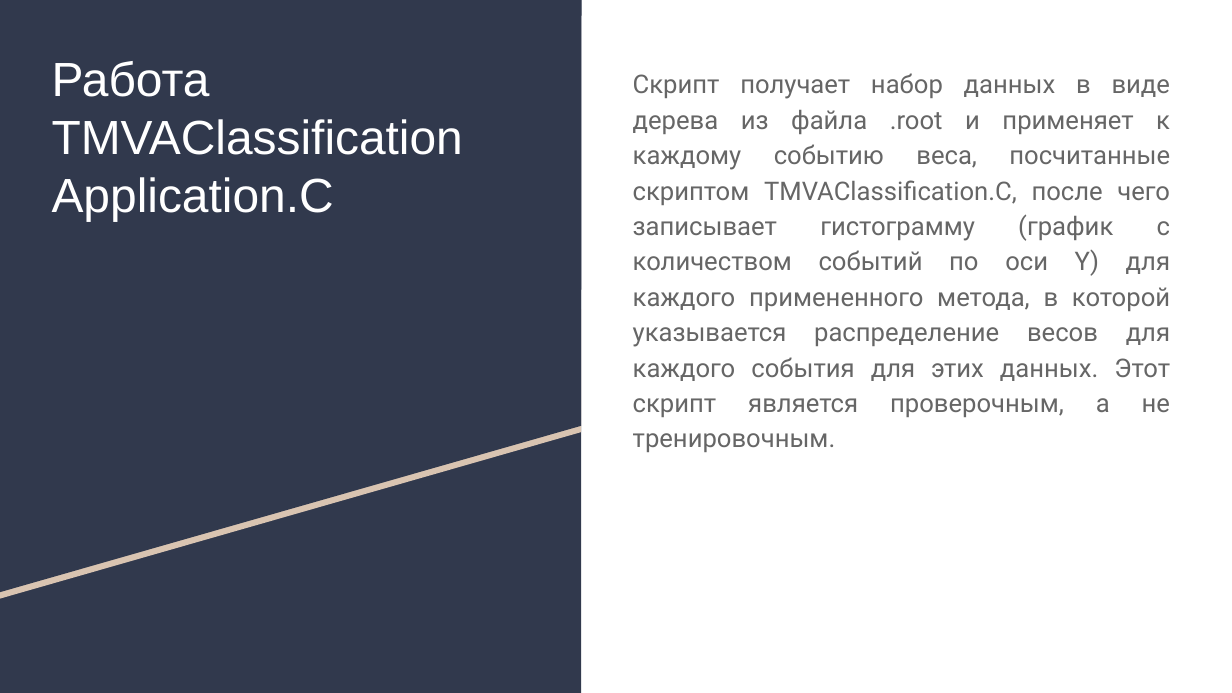
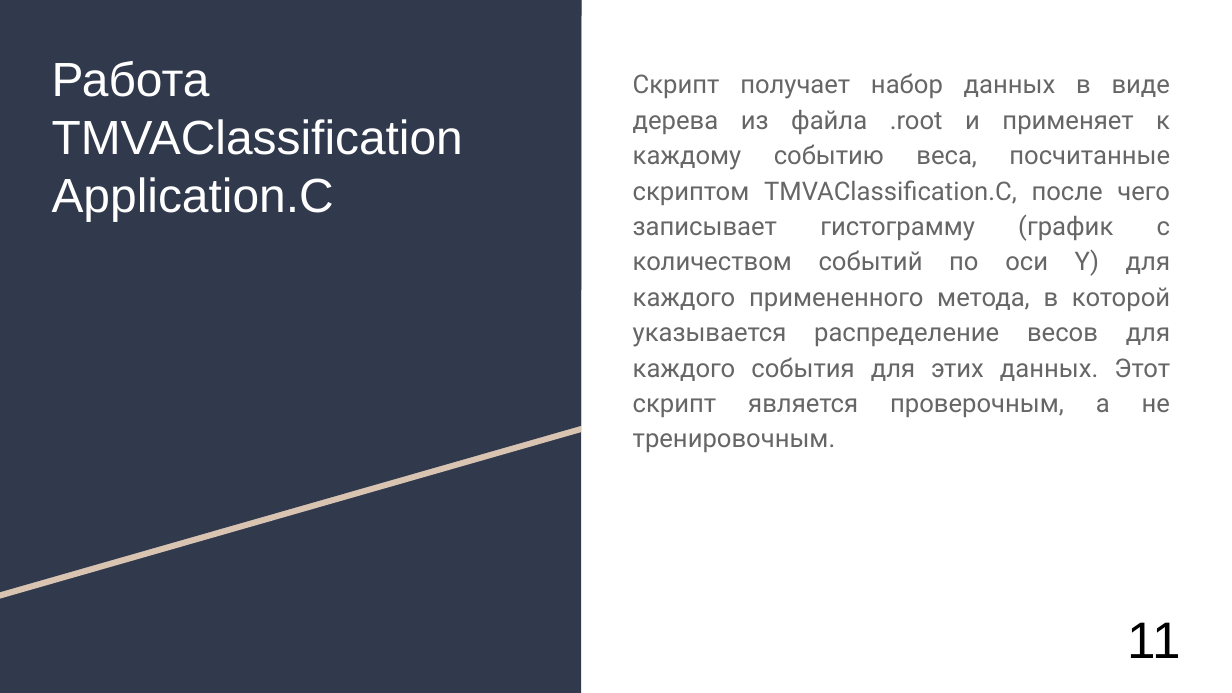
Before and after one commit to AlexanderUzunyan/TestProject, a slide deck: slide 13 of neuro/doc/TMVA.odp (slide 10 before the commit). Drawn at 1232x693 pixels with LibreOffice and Linux fonts; fonts in the diff are those of the drawing. Boxes give left, top, right and bottom in pixels: in the first picture for what was removed or moved away, otherwise in the second. Text is boxed around its words. In the diff, an @@ line names an element or a change of style, - is before the commit and + after.

```diff
--- a/neuro/doc/TMVA.odp
+++ b/neuro/doc/TMVA.odp
@@ title added at box(1127, 622, 1180, 658), 30 pt, text #000000 @@
+11
```
Also in this commit, not shown: 10 other slides changed, 3 slides added.
